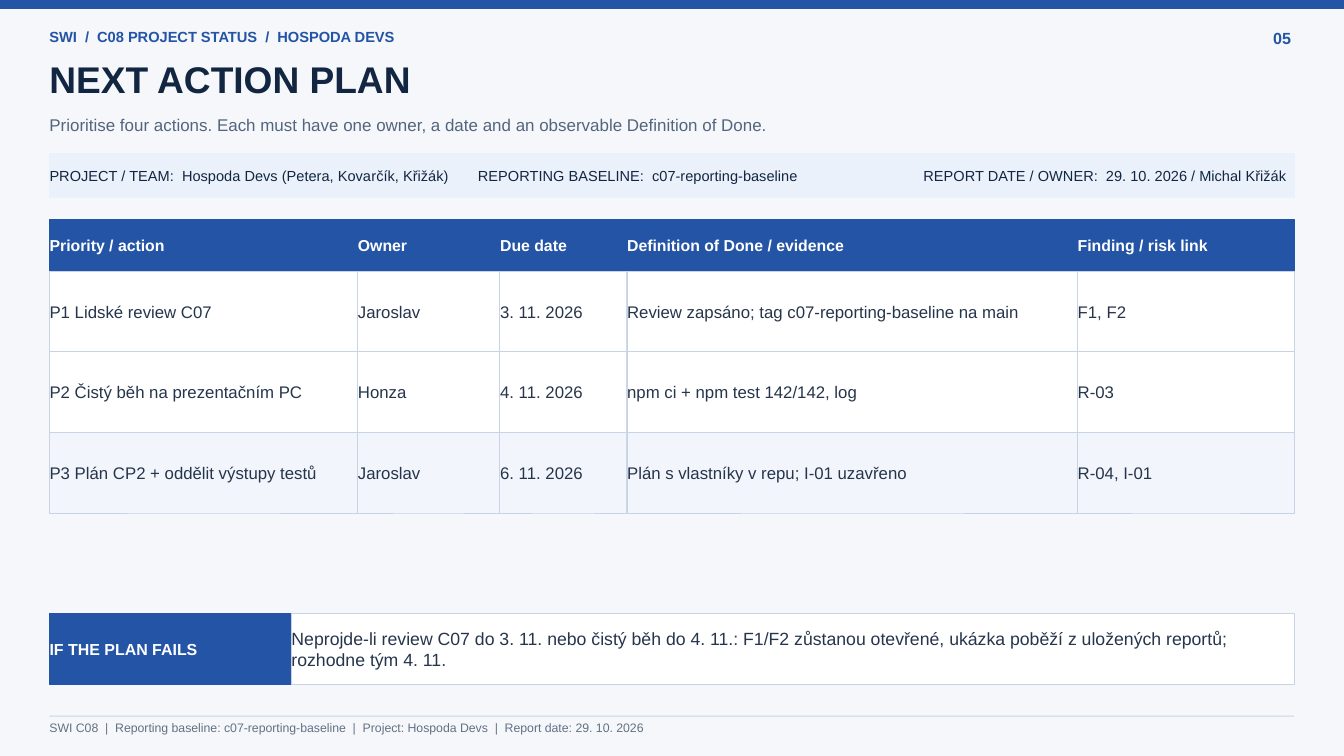
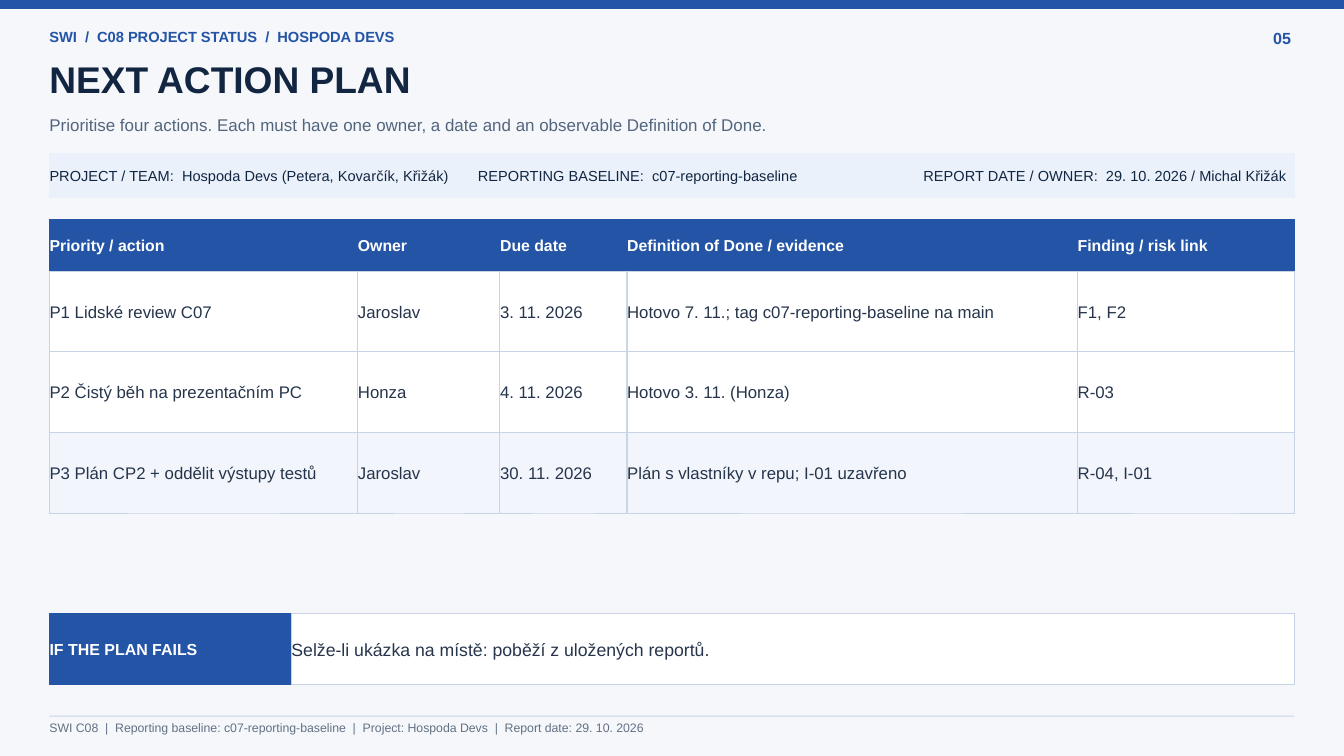
Before and after one commit to jaroslavpetera/swi_project, a slide deck: slide 5 of docs/c08-project-status.pptx. Drawn at 1344x756 pixels with LibreOffice and Linux fonts; fonts in the diff are those of the drawing. Boxes give left, top, right and bottom in pixels: in the first picture for what was removed or moved away, otherwise in the second. Text is boxed around its words. In the diff, an @@ line names an element or a change of style, - is before the commit and + after.

```diff
--- a/docs/c08-project-status.pptx
+++ b/docs/c08-project-status.pptx
@@ text in rectangle at [627,304,994,322]: text changed @@
-Review zapsáno; tag c07-reporting-baseline na main
+Hotovo 7. 11.; tag c07-reporting-baseline na main
@@ text in rectangle at [627,385,790,403]: text changed @@
-npm ci + npm test 142/142, log
+Hotovo 3. 11. (Honza)
@@ text in rectangle at [500,467,592,479]: text changed @@
-6. 11. 2026
+30. 11. 2026
@@ text in rectangle at [291,642,710,660]: text changed @@
-Neprojde-li review C07 do 3. 11. nebo čistý běh do 4. 11.: F1/F2 zůstanou otevřené, ukázka poběží z uložených reportů; rozhodne tým 4. 11.
+Selže-li ukázka na místě: poběží z uložených reportů.
```
Also in this commit, not shown: 5 other slides changed, 7 other files.
